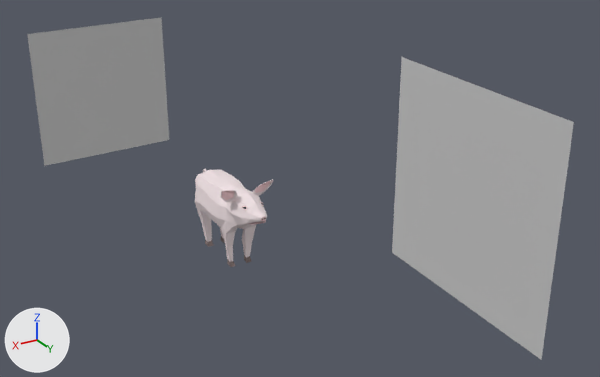
What one commit did to the FBX model Umsetzung/FBX/Schwein.FBX.
The view is the same before and after, from a 50 mm camera at (1.59, 2.87, 1.8) aimed at (-0.3, -0.28, 0.23). Lighting does not change. The marker at lower left points along +X, +Y and +Z. Where no turn or scale is listed for an object, it has been applied to the vertices.

Names of what the first picture shows: 'Koerper', 'Vorlage_Kopf', 'Vorlage_Seite'.
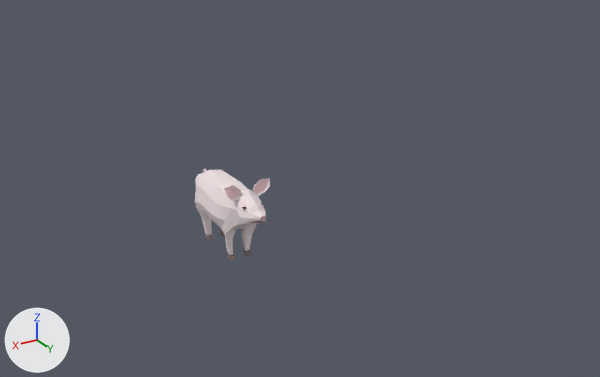
Location of each change, [x1, y1, x2, y2] in pixels of the pictures (600 x 377 px; the box of a moved part takes in the faces that stretch with it):
```json
{"object": "Vorlage_Seite", "change": "deleted", "before": [392, 57, 574, 360]}
{"object": "Vorlage_Kopf", "change": "deleted", "before": [27, 18, 169, 166]}
{"object": "Koerper", "change": "reshaped", "before": [195, 169, 274, 267], "after": [195, 169, 270, 260], "on screen": "7% shorter"}
{"part": 1, "of": "me_mesh_002", "change": "rebuilt", "before": [221, 190, 237, 202], "after": [224, 185, 242, 200], "on screen": "12% wider, 23% taller"}
{"part": 2, "of": "me_mesh_002", "change": "rebuilt", "before": [253, 180, 274, 196], "after": [253, 178, 270, 196]}
{"part": 3, "of": "me_mesh_002", "change": "moved or reshaped", "before": [197, 171, 267, 267], "after": [197, 171, 266, 260]}
```

Scene script edits in JSON lines:
```json
{"op": "add", "block": "mat_01___ohren_001", "code": ["mat_01___ohren_001 = principled_material('01 - Ohren.001')", "mat_01___ohren_001.base_color = (0.941, 0.655, 0.686)  # white #f8d4d8", "mat_01___ohren_001.roughness = 0.896"]}
{"op": "add", "block": "mat_01___koerper_003", "code": ["mat_01___koerper_003 = principled_material('01 - Koerper.003')", "mat_01___koerper_003.base_color = (0.867, 0.749, 0.769)  # white #efe0e3", "mat_01___koerper_003.roughness = 0.896"]}
{"block": "me_mesh_002", "where": "# used by ob_koerper; location = (0.174, -0.305, 0.346)"}
{"op": "remove", "block": "me_mesh_002", "code": "me_mesh_002.from_pydata(...)  # 288 vertices, 542 faces; spans x -0.089..0.145, y 0.025..0.587, z -0.231..0.164"}
{"op": "add", "block": "me_mesh_002", "code": "me_mesh_002.from_pydata(...)  # 308 vertices, 592 faces; spans x -0.075..0.131, y 0.025..0.58, z -0.198..0.173"}
{"block": "me_mesh_002", "change": "me_mesh_002 part 1: the loose piece of 15 vertices spanning x 0.062..0.145, y 0.419..0.462, z 0.089..0.164 is rebuilt with 23 vertices and now spans x 0.053..0.131, y 0.415..0.463, z 0.107..0.173"}
{"block": "me_mesh_002", "change": "me_mesh_002 part 2: the loose piece of 15 vertices spanning x -0.089..-0.007, y 0.419..0.462, z 0.089..0.164 is rebuilt with 23 vertices and now spans x -0.075..0.003, y 0.415..0.463, z 0.107..0.173"}
{"block": "me_mesh_002", "change": "me_mesh_002 part 3: 29 vertices moved within x -0.066..0.122, y 0.053..0.516, z -0.072..0.113; 188 vertices removed from x -0.062..0.118, y 0.055..0.587, z -0.231..0.129; 192 vertices added at x -0.062..0.118, y 0.056..0.58, z -0.198..0.143"}
{"op": "add", "block": "me_mesh_002", "code": "me_mesh_002.materials.append(mat_01___koerper_003)  # white #efe0e3"}
{"op": "add", "block": "me_mesh_002", "code": "me_mesh_002.materials.append(mat_01___ohren_001)  # white #f8d4d8"}
{"op": "remove", "block": "ob_vorlage_seite", "code": ["ob_vorlage_seite = bpy.data.objects.new('Vorlage_Seite', me_mesh)", "ob_vorlage_seite.location = (-0.867, 0.262, 0.249)"]}
{"op": "remove", "block": "ob_vorlage_kopf", "code": ["ob_vorlage_kopf = bpy.data.objects.new('Vorlage_Kopf', me_mesh_001)", "ob_vorlage_kopf.location = (0.211, -1.581, 0.458)"]}
```
